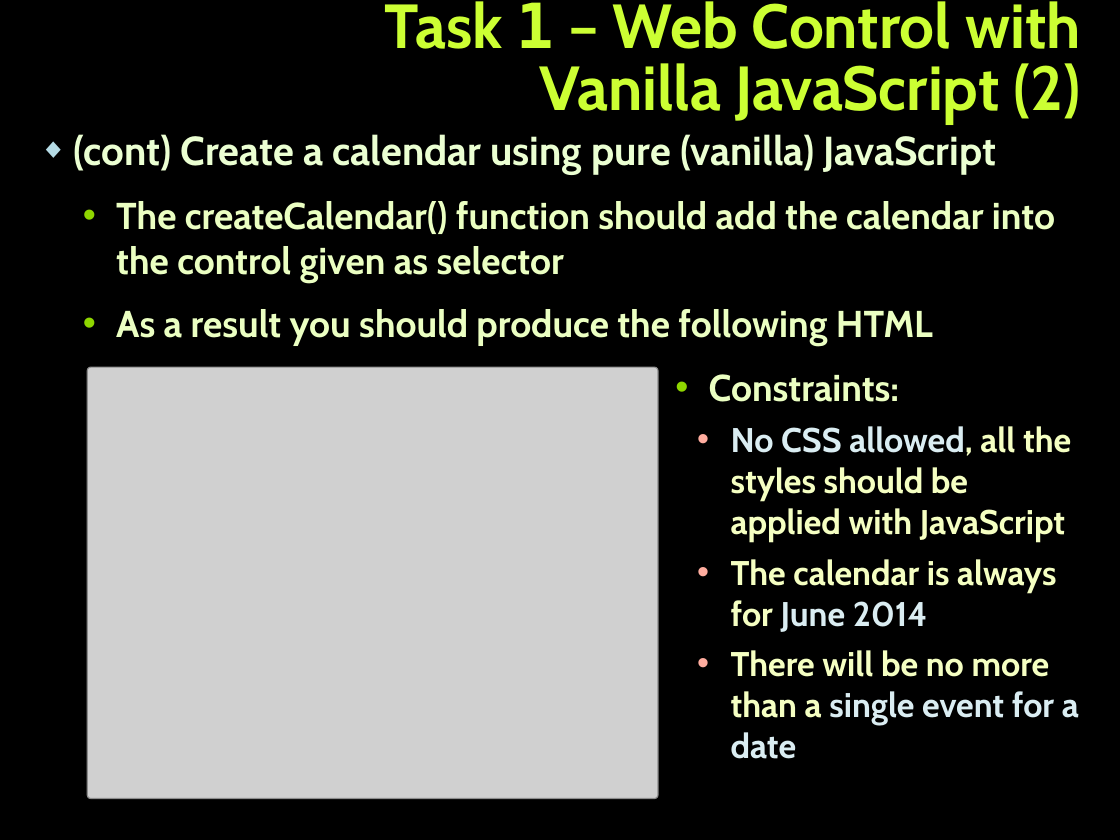
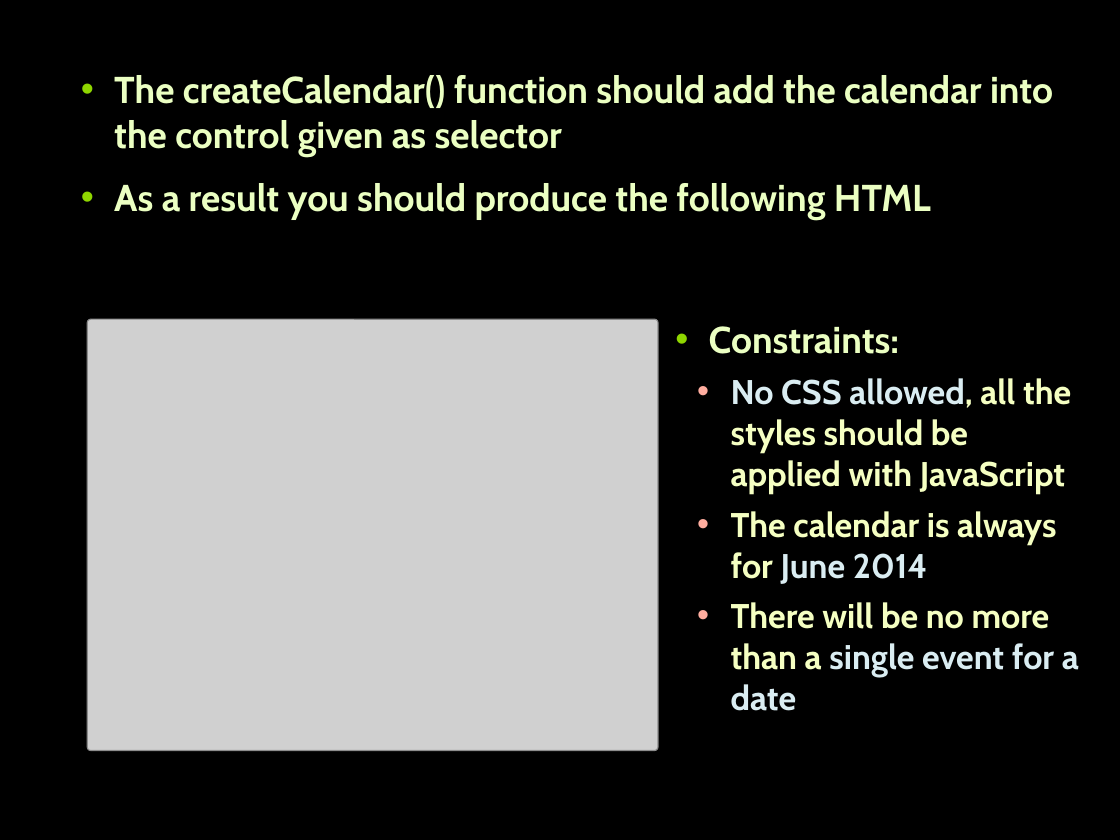
Before and after one commit to Termininja/TelerikAcademy, a slide deck: slide 2 of JavaScript/JS UI & DOM/12. Exam Preparation/Exam Preparation.pptx (slide 3 before the commit). Drawn at 1120x840 pixels with LibreOffice and Linux fonts; fonts in the diff are those of the drawing; grey boxes stand for pictures; background and template pictures are left out. Boxes give left, top, right and bottom in pixels: in the first picture for what was removed or moved away, otherwise in the second. Text is boxed around its words. In the diff, an @@ line names an element or a change of style, - is before the commit and + after.

```diff
--- a/JavaScript/JS UI & DOM/12. Exam Preparation/Exam Preparation.pptx
+++ b/JavaScript/JS UI & DOM/12. Exam Preparation/Exam Preparation.pptx
@@ title removed at bbox=[384, 1, 1081, 124] @@
-Task 1 – Web Control with Vanilla JavaScript (2)
@@ text "The createCalendar() function should add ...": place and size @@
-text "The createCalendar() function should add ..." at bbox=[74, 134, 1055, 346]
+text "The createCalendar() function should add ..." at bbox=[114, 75, 1053, 220]
@@ text at bbox=[74, 134, 996, 175]: paragraph removed @@
-◆ (cont) Create a calendar using pure (vanilla) JavaScript
@@ picture: place and size @@
-picture at bbox=[87, 367, 659, 799]
+picture at bbox=[87, 319, 659, 750]
@@ text "Constraints:": place and size @@
-text "Constraints:" at bbox=[709, 374, 1079, 759]
+text "Constraints:" at bbox=[709, 326, 1079, 711]
```
Also in this commit, not shown: 4 other slides changed, 3 slides removed, 5 other files.
